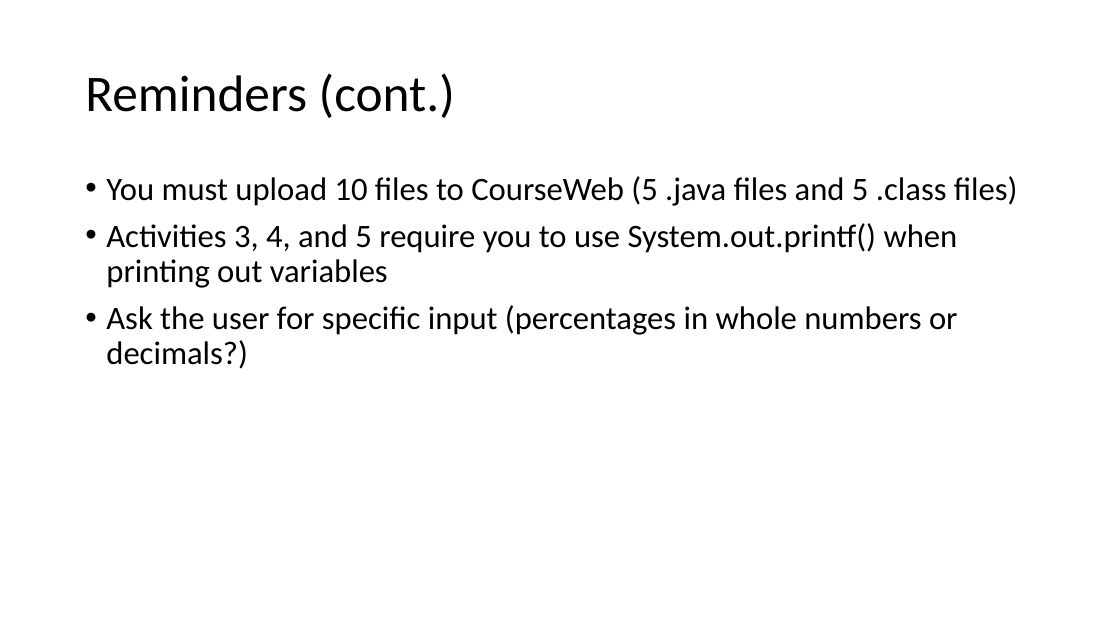
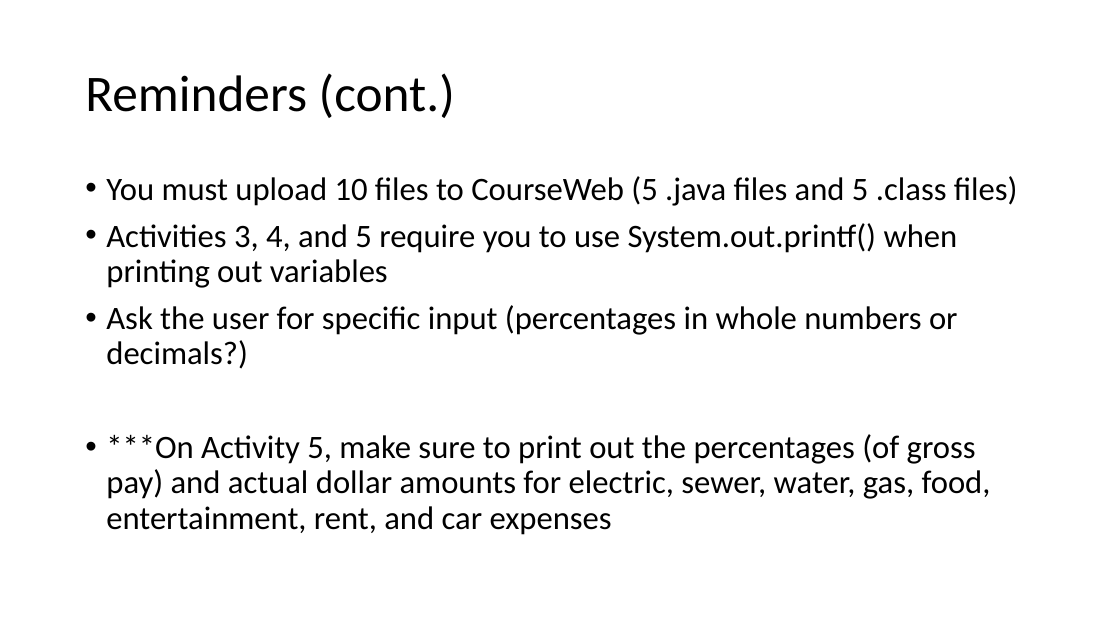
Before and after one commit to kingsman142/CS0007-UTA, a slide deck: slide 4 of Powerpoints/CS0007 Week 5.pptx. Drawn at 1120x630 pixels with LibreOffice and Linux fonts; fonts in the diff are those of the drawing. Boxes give left, top, right and bottom in pixels: in the first picture for what was removed or moved away, otherwise in the second. Text is boxed around its words. In the diff, an @@ line names an element or a change of style, - is before the commit and + after.

Commit message:
added extra reminder for activity 5 powerpoint

```diff
--- a/Powerpoints/CS0007 Week 5.pptx
+++ b/Powerpoints/CS0007 Week 5.pptx
@@ text at bbox=[106, 434, 991, 535]: paragraph added @@
+• ***On Activity 5, make sure to print out the percentages (of gross pay) and actual dollar amounts for electric, sewer, water, gas, food, entertainment, rent, and car expenses
```
